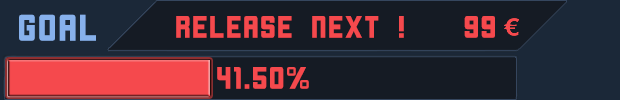
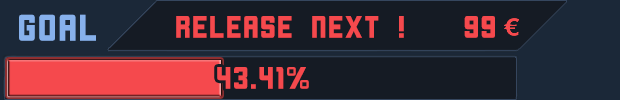
Revision of a layered 620×100 image; what changed, layer by layer:
renamed "41.50%" to "43.41%", painted on it over [217, 67, 284, 89]
painted on "Red Bar copy" over [209, 60, 221, 96]
